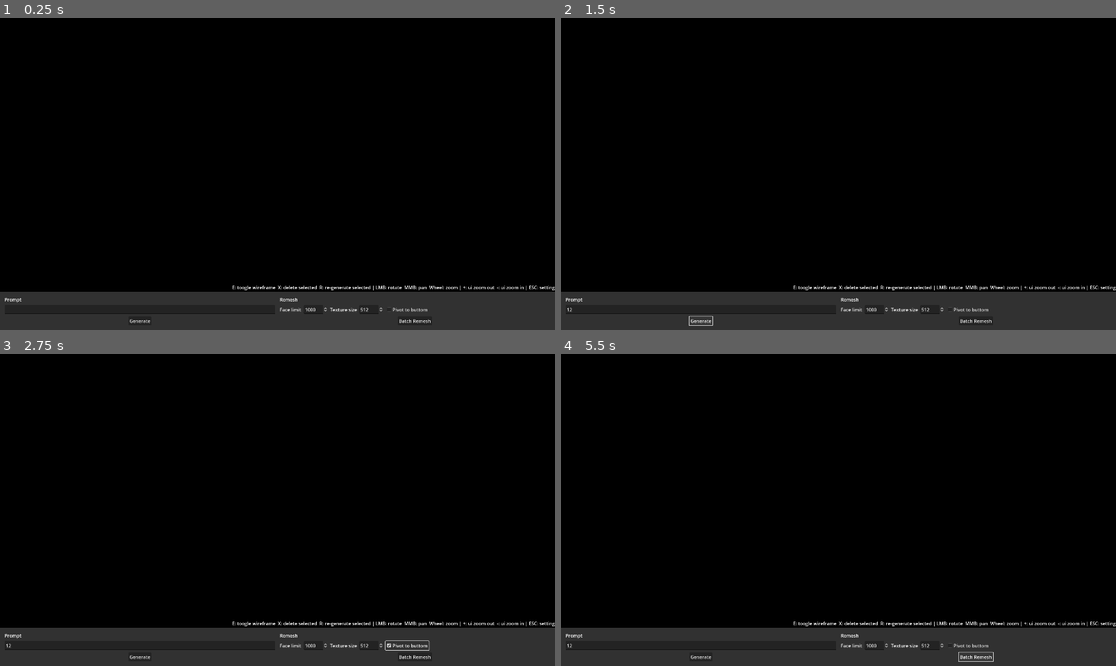
Above: before the commit, frames 1-4 (two rows, left to right).
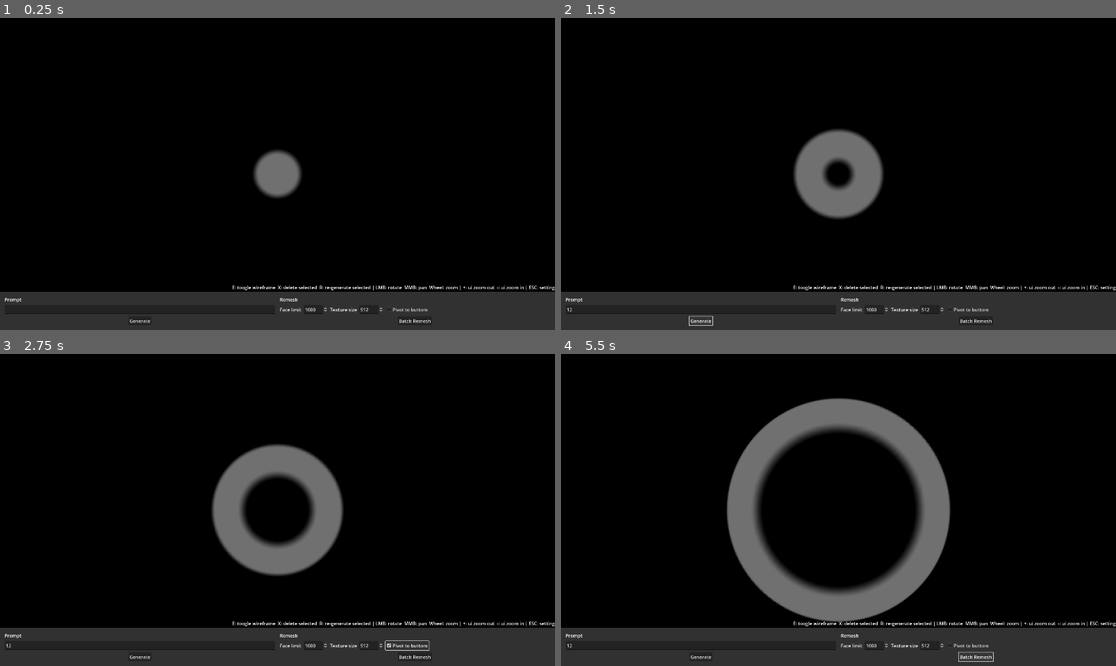
Above: after the commit, the same moments.

Repository: AllenDang/AiBoom
Game: Godot game, scene res://scenes/main.tscn
Same seed, same stepped clock (60 frames per second), same inputs: the game is played once before the commit and once after it.
Inputs (mouse positions are in pixels of both pictures, inside the frame that each line leads up to):
- Up to frame 1 (0.25 s): no input
- Up to frame 2 (1.5 s): click (699, 308) at 0.52 s; type "12" at 0.6 s; click "Generate" at 1.25 s
- Up to frame 3 (2.75 s): click "Pivot to buttom" at 2 s
- Up to frame 4 (5.5 s): click "Batch Remesh" at 2.75 s; click "Generate" at 3.5 s; click "Pivot to buttom" at 4.25 s; click "Batch Remesh" at 5 s

The runs differ from the first frame. In frame 1, 1.1% of the frame differs, in the area x 45-55%, y 42-58%; in frame 2, 3.4%; in frame 3, 5.9%; in frame 4, 11%, in the area x 29-71%, y 14-86%.
Error in both runs: Trying to assign value of type 'Nil' to a variable of type 'String'. (res://scripts/sc_main.gd:94)

Commit message:
Add a growing circle animation as background

Diff:
--- /dev/null
+++ b/materials/waving_circle.gdshader
@@ -0,0 +1,52 @@
+shader_type spatial;
+
+render_mode wireframe, unshaded;
+
+uniform vec4 line_color : source_color = vec4(1.0, 1.0, 1.0, 1.0);
+uniform float line_width : hint_range(0.0, 1.0) = 0.2;
+uniform float speed : hint_range(0.0, 10.0) = 1.0;
+uniform float min_radius;
+uniform float max_radius;
+uniform float blur_distance;
+
+float growing_circle(vec2 uv) {
+	// Calculate the UV coordinate of the current pixel
+	vec2 center = vec2(0.5, 0.5);
+    float time = TIME * speed;
+
+    // Calculate the current radius
+    float radius = min_radius + mod(time, (max_radius - min_radius));
+
+    // Calculate the distance from the current fragment to the center
+    float dist = distance(uv, center);
+
+    // Calculate the alpha value using smoothstep for a blurred edge
+    float edge0 = radius - (line_width / 2.0) - blur_distance;
+    float edge1 = radius - (line_width / 2.0);
+    float edge2 = radius + (line_width / 2.0);
+    float edge3 = radius + (line_width / 2.0) + blur_distance;
+
+    return smoothstep(edge0, edge1, dist) - smoothstep(edge2, edge3, dist);
+}
+
+void vertex() {
+	float alpha = growing_circle(UV);
+
+	VERTEX = vec3(VERTEX.x, VERTEX.y, VERTEX.z + alpha);
+}
+
+void fragment() {
+    float alpha = growing_circle(UV);
+
+    // Set the color with the computed alpha value
+    vec4 color = line_color;
+    color.a *= alpha;
+
+    // Output the final color if alpha is greater than a threshold
+    if (color.a > 0.01) {
+        ALBEDO = color.rgb;
+		ALPHA = color.a;
+    } else {
+        discard;
+    }
+}
--- a/scenes/main.tscn
+++ b/scenes/main.tscn
@@ -1,10 +1,11 @@
-[gd_scene load_steps=11 format=3 uid="uid://chnbwp2h2sken"]
+[gd_scene load_steps=14 format=3 uid="uid://chnbwp2h2sken"]
 
 [ext_resource type="Script" path="res://scripts/sc_main.gd" id="1_ed30y"]
 [ext_resource type="StyleBox" uid="uid://dpj3ieuxwedm0" path="res://style_margin_panel.stylebox" id="2_h80cv"]
 [ext_resource type="Script" path="res://scripts/cam_control.gd" id="2_mw3nt"]
 [ext_resource type="Texture2D" uid="uid://c3dyauqv42ybd" path="res://textures/circle.png" id="2_rm6on"]
 [ext_resource type="Script" path="res://scripts/wc_spinner.gd" id="4_idnar"]
+[ext_resource type="Shader" path="res://materials/waving_circle.gdshader" id="6_amev0"]
 
 [sub_resource type="CompressedTexture2D" id="CompressedTexture2D_olrko"]
 
@@ -30,6 +31,22 @@
 corner_radius_top_right = 8
 corner_radius_bottom_right = 8
 corner_radius_bottom_left = 8
+
+[sub_resource type="ShaderMaterial" id="ShaderMaterial_qac1r"]
+render_priority = 0
+shader = ExtResource("6_amev0")
+shader_parameter/line_color = Color(0.345946, 0.345946, 0.345946, 1)
+shader_parameter/line_width = 0.06
+shader_parameter/speed = 0.05
+shader_parameter/min_radius = 0.01
+shader_parameter/max_radius = 0.6
+shader_parameter/blur_distance = 0.03
+
+[sub_resource type="QuadMesh" id="QuadMesh_fauvu"]
+material = SubResource("ShaderMaterial_qac1r")
+size = Vector2(30, 30)
+subdivide_width = 80
+subdivide_depth = 80
 
 [node name="Root" type="Node3D"]
 script = ExtResource("1_ed30y")
@@ -264,3 +281,7 @@
 stretch_mode = 5
 
 [node name="HTTPRequest" type="HTTPRequest" parent="UI"]
+
+[node name="MeshBGGrid" type="MeshInstance3D" parent="."]
+transform = Transform3D(1, 0, 0, 0, 1, 0, 0, 0, 1, 0, 0, -14.7211)
+mesh = SubResource("QuadMesh_fauvu")
Not shown, changed: export_presets.cfg
